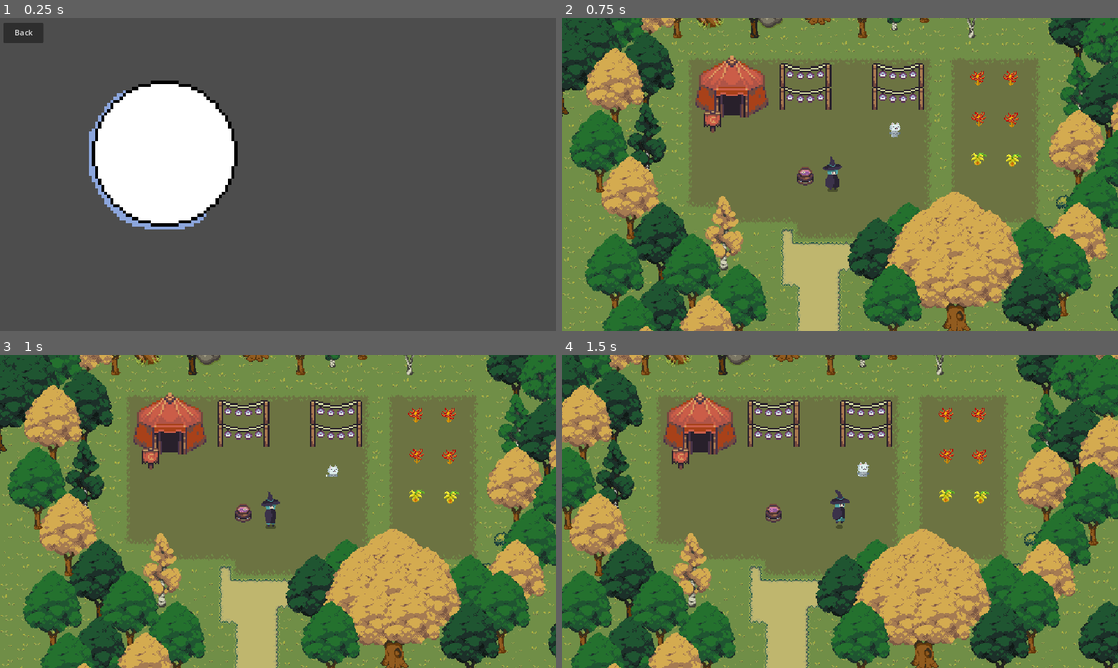
Above: before the commit, frames 1-4 (two rows, left to right).
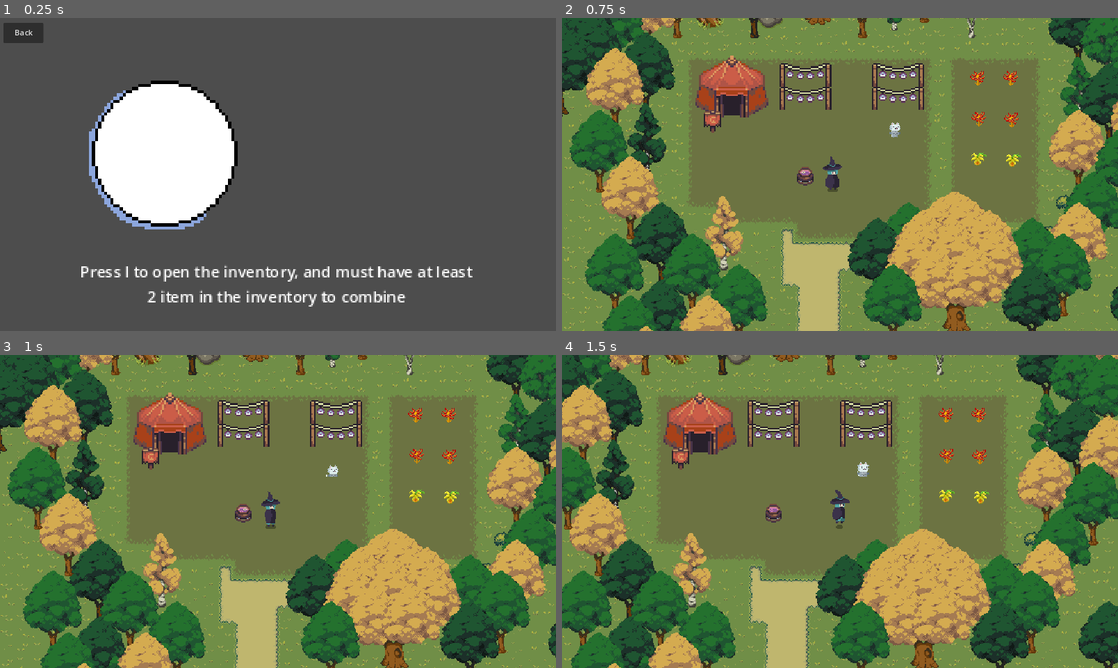
Above: after the commit, the same moments.

Repository: nnminhtan/GameJam25
Game: Godot game, scene res://Scenes/cooking.tscn
Two runs of this game, one before a commit and one after it. Both use one fixed random seed, a clock stepped at 60 frames per second and the inputs below. This scene is started directly instead of the project's main scene. The engine's default icon, where the game draws it, is replaced by a stand-in: a white triangle on a blue panel in a dark square.
Inputs:
- Up to frame 1 (0.25 s): no input
- Up to frame 2 (0.75 s): click "Back" at 0.5 s
- Up to frame 3 (1 s): no input
- Up to frame 4 (1.5 s): hold Right (ui_right) from 1.28 s (still down); hold Space (advance_dialog) from 1.28 s (still down)

The runs differ from the first frame. In frame 1, 1.9% of the frame differs, in the area x 14-85%, y 78-93%; in frame 2, nothing differs; in frame 3, nothing differs; in frame 4, nothing differs.

Commit message:
Final???

Diff:
--- a/bubble/Inventory/item_display.gd
+++ b/bubble/Inventory/item_display.gd
@@ -43,6 +43,7 @@
 		print("Invalid slot detected at index:", index)
 
 func _get_drag_data(_position):
+	get_tree().change_scene_to_file("res://Scenes/final_cutscene.tscn")
 	print("Slots array after cleanup:", slots)
 	print("Global Slots array after cleanup:", Global.global_slots)
 
--- a/bubble/Scenes/cooking.tscn
+++ b/bubble/Scenes/cooking.tscn
@@ -41,6 +41,9 @@
 offset_right = 835.0
 offset_bottom = 243.0
 
+[node name="Item_Display" parent="Inv_UI_Slot/CenterContainer/Panel" index="0"]
+script = null
+
 [node name="TextureRect" type="TextureRect" parent="Inv_UI_Slot/CenterContainer/Panel" index="1"]
 layout_mode = 0
 offset_left = -76.0
@@ -58,6 +61,9 @@
 offset_bottom = 158.0
 text = "12"
 
+[node name="Label" parent="Inv_UI_Slot/CenterContainer/Panel" index="2"]
+visible = true
+
 [node name="Inv_UI_Slot2" parent="." instance=ExtResource("4_k237p")]
 visible = false
 
@@ -71,6 +77,9 @@
 offset_right = 839.0
 offset_bottom = 470.0
 
+[node name="Item_Display" parent="Inv_UI_Slot2/CenterContainer/Panel" index="0"]
+script = null
+
 [node name="TextureRect2" type="TextureRect" parent="Inv_UI_Slot2/CenterContainer/Panel" index="1"]
 layout_mode = 0
 offset_left = -78.0
@@ -81,6 +90,9 @@
 texture = ExtResource("5_r6rvx")
 script = ExtResource("6_d1dpy")
 modulation = Color(0.939065, 0.972983, 1, 1)
+
+[node name="Label" parent="Inv_UI_Slot2/CenterContainer/Panel" index="2"]
+visible = true
 
 [node name="Inv_UI" parent="." instance=ExtResource("9_ljr4q")]
 offset_left = 240.0
@@ -106,11 +118,28 @@
 grow_horizontal = 2
 scale = Vector2(5, 5)
 
+[node name="Item_Display" parent="Inv_UI/NinePatchRect/GridContainer/Inv_UI_Slot1/CenterContainer/Panel" index="0"]
+script = null
+
+[node name="Label" parent="Inv_UI/NinePatchRect/GridContainer/Inv_UI_Slot1/CenterContainer/Panel" index="1"]
+visible = true
+
 [node name="Sprite2D" parent="Inv_UI" index="1"]
 visible = false
 
 [node name="AnimatedSprite2D" parent="Inv_UI/Sprite2D" index="0"]
 visible = false
+
+[node name="Label" type="Label" parent="."]
+offset_left = 49.0
+offset_top = 480.0
+offset_right = 572.0
+offset_bottom = 553.0
+scale = Vector2(2, 2)
+text = "Press I to open the inventory, and must have at least
+2 item in the inventory to combine"
+horizontal_alignment = 1
+vertical_alignment = 1
 
 [connection signal="pressed" from="Button" to="Button" method="_on_pressed"]
 
--- /dev/null
+++ b/bubble/Scenes/final_cutscene.gd
@@ -0,0 +1,10 @@
+extends Node2D
+@onready var audio_stream_player_2d: AudioStreamPlayer2D = $AudioStreamPlayer2D
+@onready var button: Button = $Button
+
+func _ready():
+	audio_stream_player_2d.play()
+
+
+func _on_button_pressed() -> void:
+		get_tree().change_scene_to_file("res://Scenes/main_scene.tscn")
--- /dev/null
+++ b/bubble/Scenes/final_cutscene.tscn
@@ -0,0 +1,36 @@
+[gd_scene load_steps=4 format=3 uid="uid://lmcybkkamg4k"]
+
+[ext_resource type="Texture2D" uid="uid://b45tcmss5mqf" path="res://Assets/Screenshot 2025-01-19 043538.png" id="1_habsg"]
+[ext_resource type="Script" path="res://Scenes/final_cutscene.gd" id="1_w0wpu"]
+[ext_resource type="AudioStream" uid="uid://bd5iffkh7vnvh" path="res://Sound/hooray-tiktok-sound.mp3" id="3_hk7mn"]
+
+[node name="FinalCutscene" type="Node2D"]
+script = ExtResource("1_w0wpu")
+
+[node name="Sprite2D" type="Sprite2D" parent="."]
+position = Vector2(575, 328)
+scale = Vector2(2.88265, 3.19)
+texture = ExtResource("1_habsg")
+
+[node name="AudioStreamPlayer2D" type="AudioStreamPlayer2D" parent="."]
+stream = ExtResource("3_hk7mn")
+
+[node name="Button" type="Button" parent="."]
+offset_left = 16.0
+offset_top = 9.0
+offset_right = 158.0
+offset_bottom = 95.0
+text = "Back"
+
+[node name="Label" type="Label" parent="."]
+modulate = Color(0.0508456, 0.137724, 0.138074, 1)
+offset_left = 16.0
+offset_top = 578.0
+offset_right = 1120.0
+offset_bottom = 652.0
+text = "I know this is a kinda *hit game but thanks to to everyone who is helping me through this journey.
+thanks to @giganiga @me @thatmonke @everyone"
+horizontal_alignment = 1
+vertical_alignment = 1
+
+[connection signal="pressed" from="Button" to="." method="_on_button_pressed"]
--- a/bubble/project.godot
+++ b/bubble/project.godot
@@ -14,6 +14,10 @@
 run/main_scene="res://Scenes/main_scene.tscn"
 config/features=PackedStringArray("4.3", "GL Compatibility")
 config/icon="res://icon.svg"
+
+[audio]
+
+general/text_to_speech=true
 
 [autoload]
 
Binary file added: bubble/Assets/Screenshot 2025-01-19 043538.png
Not shown, added: bubble/Assets/Screenshot 2025-01-19 043538.png.import
Not shown, added: bubble/Sound/hooray-tiktok-sound.mp3.import
Not shown, added: bubble/Sound/hooray-tiktok-sound.mp3
